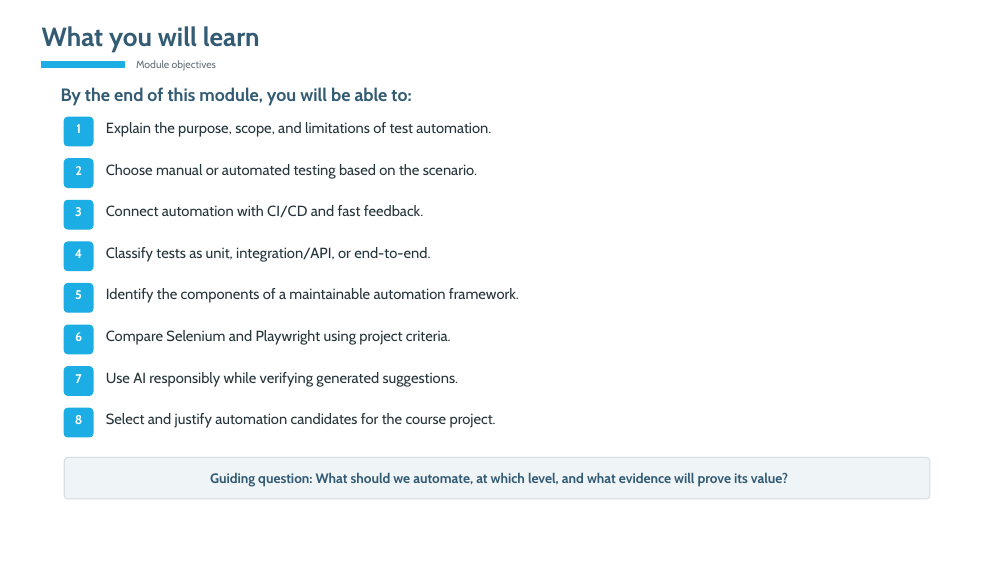
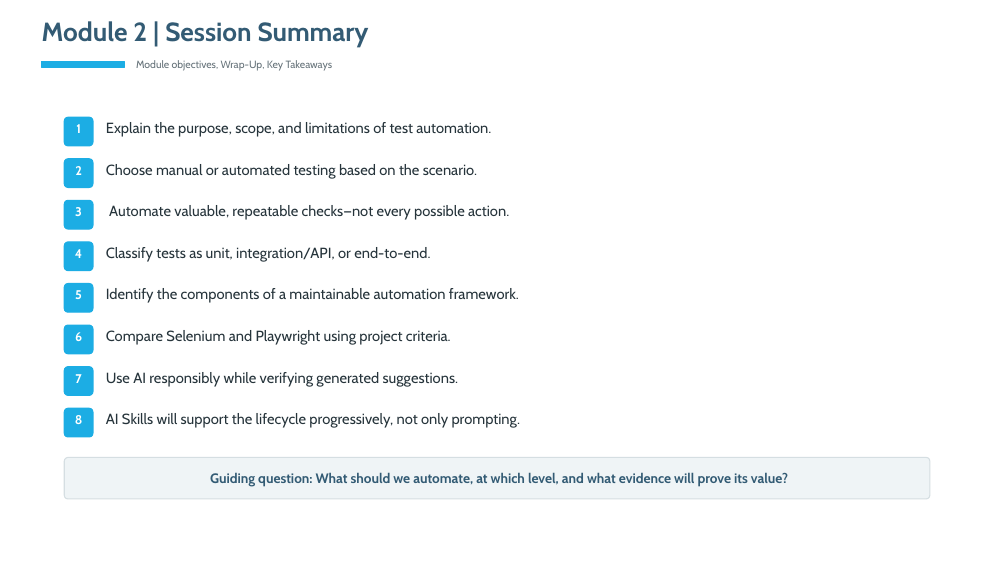
Before and after one commit to anaelince/web-automation, a slide deck: slide 22 of docs/M2-Introduction.pptx (slide 3 before the commit). Drawn at 1008x567 pixels with LibreOffice and Linux fonts; fonts in the diff are those of the drawing. Boxes give left, top, right and bottom in pixels: in the first picture for what was removed or moved away, otherwise in the second. Text is boxed around its words. In the diff, an @@ line names an element or a change of style, - is before the commit and + after.

```diff
--- a/docs/M2-Introduction.pptx
+++ b/docs/M2-Introduction.pptx
@@ text removed at bbox=[42, 26, 260, 52] @@
-What you will learn
@@ text added at bbox=[42, 21, 369, 47], 25 pt, text #335B74, bold @@
+Module 2 | Session Summary
@@ text removed at bbox=[61, 87, 411, 106] @@
-By the end of this module, you will be able to:
@@ text at bbox=[136, 60, 333, 71]: text changed @@
-Module objectives
+Module objectives, Wrap-Up, Key Takeaways
@@ text at bbox=[109, 205, 509, 220]: text changed @@
-Connect automation with CI/CD and fast feedback.
+Automate valuable, repeatable checks—not every possible action.
@@ text at bbox=[106, 413, 521, 428]: text changed @@
-Select and justify automation candidates for the course project.
+AI Skills will support the lifecycle progressively, not only prompting.
```
Also in this commit, not shown: 3 other slides changed, 1 slide added, 4 slides removed.
